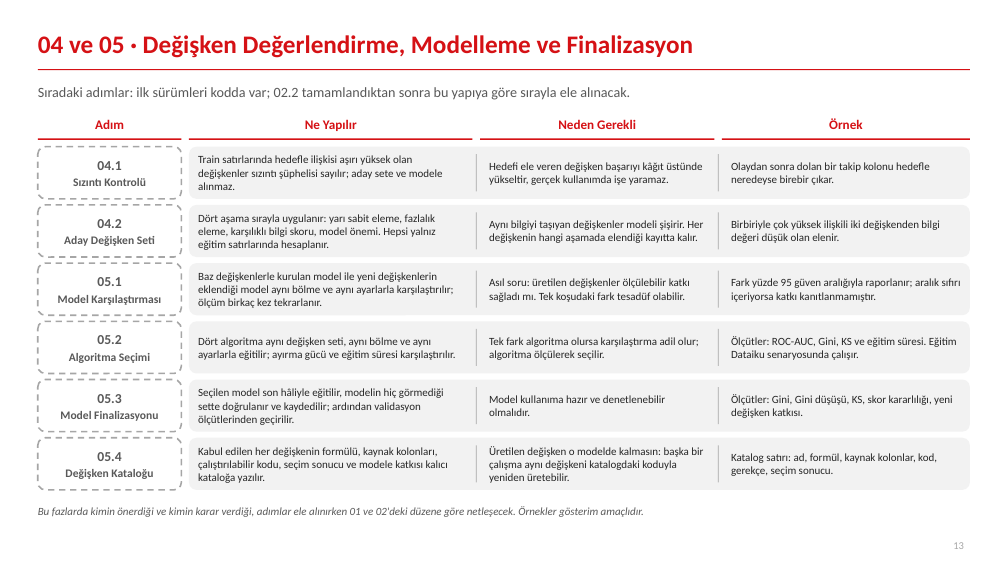
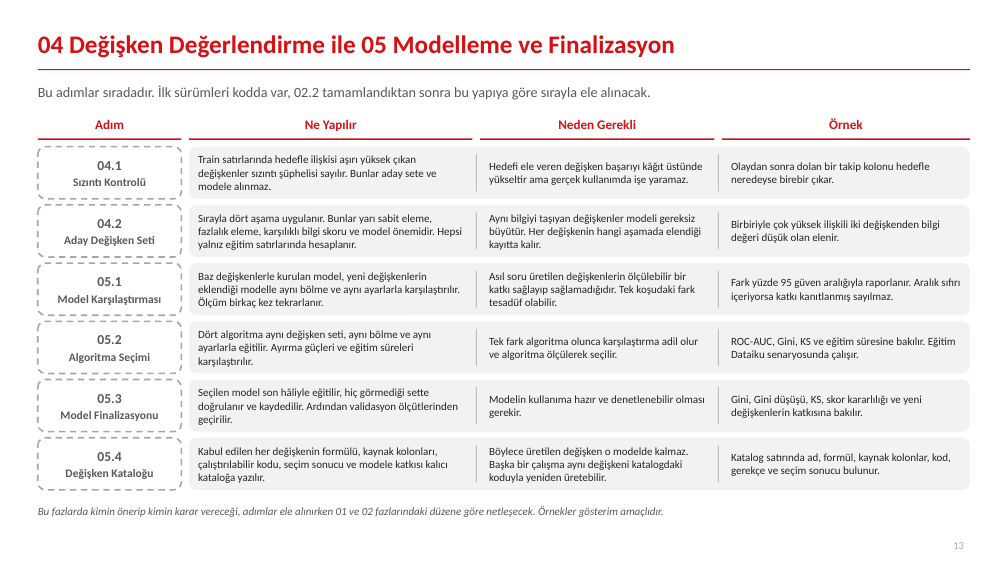
Before and after one commit to canmergen/amp, a slide deck: slide 13 of analitik_modelleme_platformu_GUNCEL/sunum/Akilli_Modelleme_Platformu_Sunum.pptx. Drawn at 1008x567 pixels with LibreOffice and Linux fonts; fonts in the diff are those of the drawing. Boxes give left, top, right and bottom in pixels: in the first picture for what was removed or moved away, otherwise in the second. Text is boxed around its words. In the diff, an @@ line names an element or a change of style, - is before the commit and + after.

```diff
--- a/analitik_modelleme_platformu_GUNCEL/sunum/Akilli_Modelleme_Platformu_Sunum.pptx
+++ b/analitik_modelleme_platformu_GUNCEL/sunum/Akilli_Modelleme_Platformu_Sunum.pptx
@@ title at [38,35,675,58]: text changed @@
-04 ve 05 · Değişken Değerlendirme, Modelleme ve Finalizasyon
+04 Değişken Değerlendirme ile 05 Modelleme ve Finalizasyon
@@ text at [38,85,651,100]: text changed @@
-Sıradaki adımlar: ilk sürümleri kodda var; 02.2 tamamlandıktan sonra bu yapıya göre sırayla ele alınacak.
+Bu adımlar sıradadır. İlk sürümleri kodda var, 02.2 tamamlandıktan sonra bu yapıya göre sırayla ele alınacak.
@@ text at [198,155,436,190]: text changed @@
-Train satırlarında hedefle ilişkisi aşırı yüksek olan değişkenler sızıntı şüphelisi sayılır; aday sete ve modele alınmaz.
+Train satırlarında hedefle ilişkisi aşırı yüksek çıkan değişkenler sızıntı şüphelisi sayılır. Bunlar aday sete ve modele alınmaz.
@@ text at [489,162,702,185]: text changed @@
-Hedefi ele veren değişken başarıyı kâğıt üstünde yükseltir, gerçek kullanımda işe yaramaz.
+Hedefi ele veren değişken başarıyı kâğıt üstünde yükseltir ama gerçek kullanımda işe yaramaz.
@@ text at [198,214,462,250]: text changed @@
-Dört aşama sırayla uygulanır: yarı sabit eleme, fazlalık eleme, karşılıklı bilgi skoru, model önemi. Hepsi yalnız eğitim satırlarında hesaplanır.
+Sırayla dört aşama uygulanır. Bunlar yarı sabit eleme, fazlalık eleme, karşılıklı bilgi skoru ve model önemidir. Hepsi yalnız eğitim satırlarında hesaplanır.
@@ text at [489,214,701,250]: text changed @@
-Aynı bilgiyi taşıyan değişkenler modeli şişirir. Her değişkenin hangi aşamada elendiği kayıtta kalır.
+Aynı bilgiyi taşıyan değişkenler modeli gereksiz büyütür. Her değişkenin hangi aşamada elendiği kayıtta kalır.
@@ text at [198,272,460,308]: text changed @@
-Baz değişkenlerle kurulan model ile yeni değişkenlerin eklendiği model aynı bölme ve aynı ayarlarla karşılaştırılır; ölçüm birkaç kez tekrarlanır.
+Baz değişkenlerle kurulan model, yeni değişkenlerin eklendiği modelle aynı bölme ve aynı ayarlarla karşılaştırılır. Ölçüm birkaç kez tekrarlanır.
@@ text at [489,272,695,306]: text changed @@
-Asıl soru: üretilen değişkenler ölçülebilir katkı sağladı mı. Tek koşudaki fark tesadüf olabilir.
+Asıl soru üretilen değişkenlerin ölçülebilir bir katkı sağlayıp sağlamadığıdır. Tek koşudaki fark tesadüf olabilir.
@@ text at [731,278,960,302]: text changed @@
-Fark yüzde 95 güven aralığıyla raporlanır; aralık sıfırı içeriyorsa katkı kanıtlanmamıştır.
+Fark yüzde 95 güven aralığıyla raporlanır. Aralık sıfırı içeriyorsa katkı kanıtlanmış sayılmaz.
@@ text at [198,330,431,367]: text changed @@
-Dört algoritma aynı değişken seti, aynı bölme ve aynı ayarlarla eğitilir; ayırma gücü ve eğitim süresi karşılaştırılır.
+Dört algoritma aynı değişken seti, aynı bölme ve aynı ayarlarla eğitilir. Ayırma güçleri ve eğitim süreleri karşılaştırılır.
@@ text at [489,337,698,360]: text changed @@
-Tek fark algoritma olursa karşılaştırma adil olur; algoritma ölçülerek seçilir.
+Tek fark algoritma olunca karşılaştırma adil olur ve algoritma ölçülerek seçilir.
@@ text at [731,337,956,360]: text changed @@
-Ölçütler: ROC-AUC, Gini, KS ve eğitim süresi. Eğitim Dataiku senaryosunda çalışır.
+ROC-AUC, Gini, KS ve eğitim süresine bakılır. Eğitim Dataiku senaryosunda çalışır.
@@ text at [198,388,458,425]: text changed @@
-Seçilen model son hâliyle eğitilir, modelin hiç görmediği sette doğrulanır ve kaydedilir; ardından validasyon ölçütlerinden geçirilir.
+Seçilen model son hâliyle eğitilir, hiç görmediği sette doğrulanır ve kaydedilir. Ardından validasyon ölçütlerinden geçirilir.
@@ text at [489,395,705,418]: text changed @@
-Model kullanıma hazır ve denetlenebilir olmalıdır.
+Modelin kullanıma hazır ve denetlenebilir olması gerekir.
@@ text at [731,395,922,418]: text changed @@
-Ölçütler: Gini, Gini düşüşü, KS, skor kararlılığı, yeni değişken katkısı.
+Gini, Gini düşüşü, KS, skor kararlılığı ve yeni değişkenlerin katkısına bakılır.
@@ text at [489,447,689,483]: text changed @@
-Üretilen değişken o modelde kalmasın: başka bir çalışma aynı değişkeni katalogdaki koduyla yeniden üretebilir.
+Böylece üretilen değişken o modelde kalmaz. Başka bir çalışma aynı değişkeni katalogdaki koduyla yeniden üretebilir.
@@ text at [731,453,951,476]: text changed @@
-Katalog satırı: ad, formül, kaynak kolonlar, kod, gerekçe, seçim sonucu.
+Katalog satırında ad, formül, kaynak kolonlar, kod, gerekçe ve seçim sonucu bulunur.
@@ text at [38,506,663,517]: text changed @@
-Bu fazlarda kimin önerdiği ve kimin karar verdiği, adımlar ele alınırken 01 ve 02'deki düzene göre netleşecek. Örnekler gösterim amaçlıdır.
+Bu fazlarda kimin önerip kimin karar vereceği, adımlar ele alınırken 01 ve 02 fazlarındaki düzene göre netleşecek. Örnekler gösterim amaçlıdır.
```
Also in this commit, not shown: 12 other slides changed, 1 other file.
